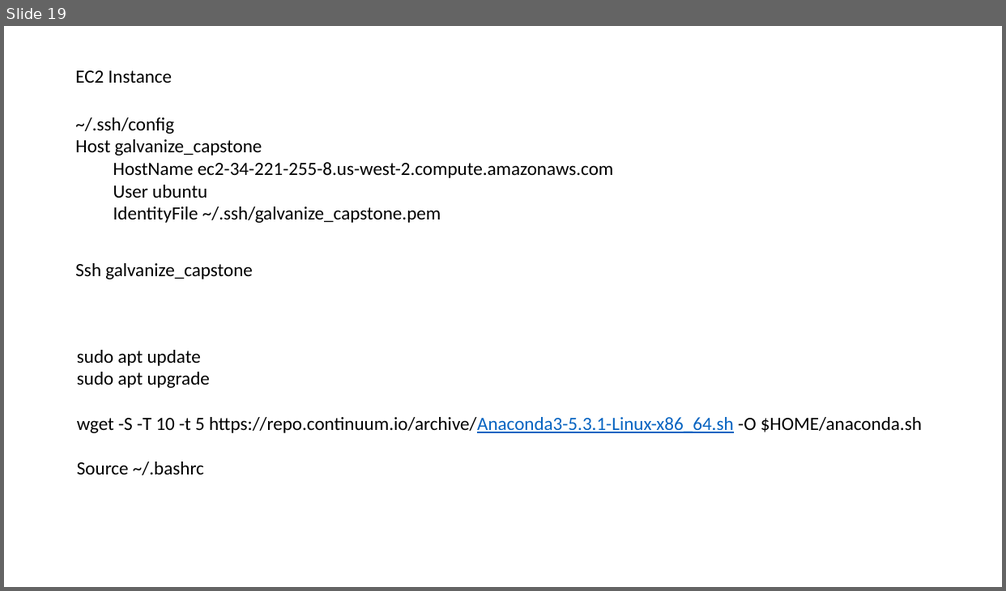
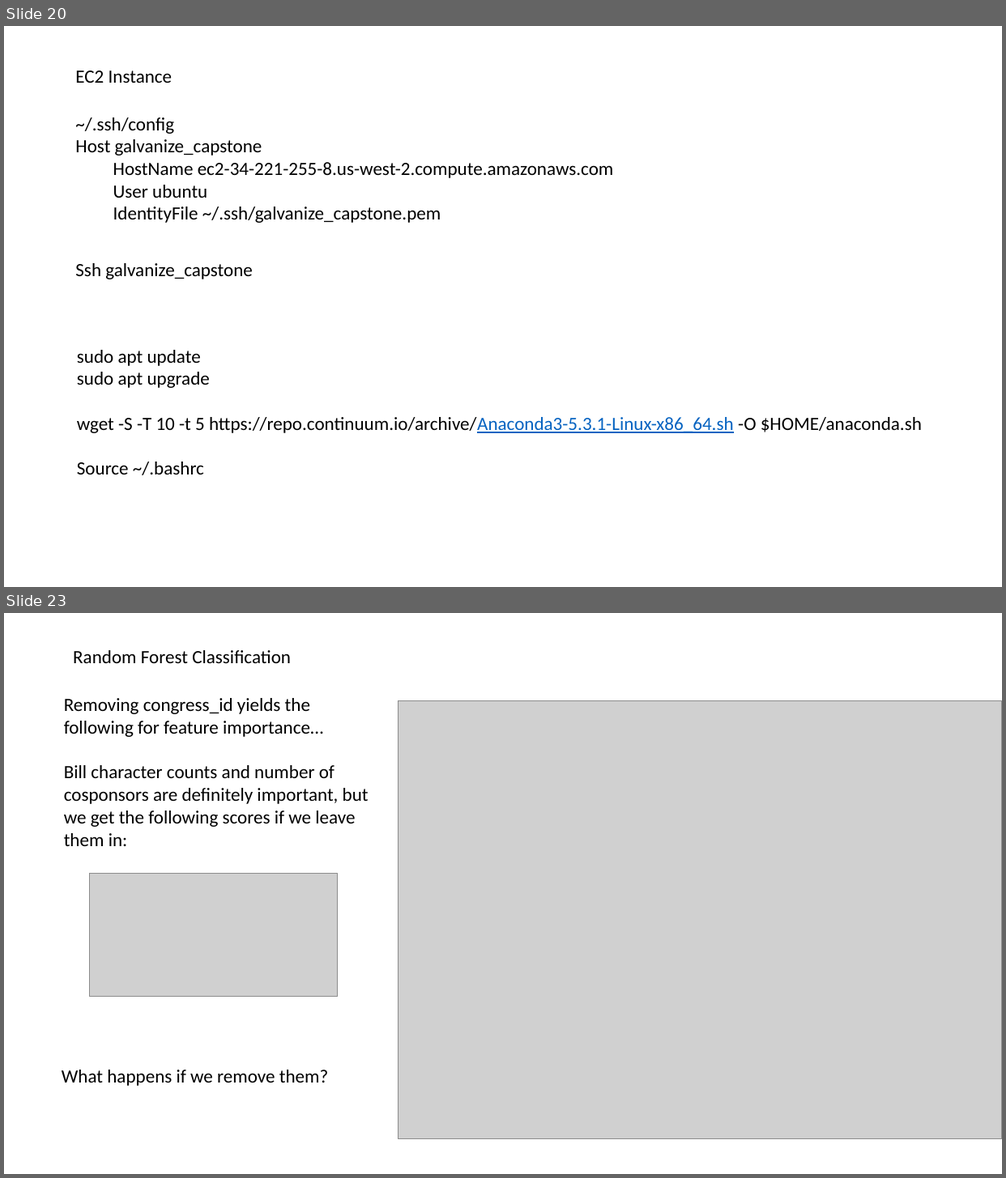
Before and after one commit to BruceZu/galvanize_capstone, a slide deck: Galvanize Capstone Process.pptx. Shown one above the other, each under a label of ours: slide 19 before the commit, slides 20 and 23 after it; the slides between them are not shown. The pictures are 1006x591 and 1006x1178 pixels, drawn with LibreOffice and Linux fonts; fonts in the diff are those of the drawing; grey boxes stand for pictures. Boxes give left, top, right and bottom in pixels: in the first picture for what was removed or moved away, otherwise in the second. Text is boxed around its words. In the diff, an @@ line names an element or a change of style, - is before the commit and + after.

```diff
--- a/Galvanize Capstone Process.pptx
+++ b/Galvanize Capstone Process.pptx
@@ slide 23 added at box(4, 613, 1002, 1174), background #FFFFFF @@
@@ text added at box(73, 650, 291, 663), 18 pt, text #000000 @@
+Random Forest Classification
@@ text added at box(64, 698, 368, 846), 18 pt, text #000000 @@
+Removing congress_id yields the following for feature importance…
+Bill character counts and number of cosponsors are definitely important, but we get the following scores if we leave them in:
@@ picture added at box(398, 701, 1002, 1140) @@
@@ picture added at box(89, 874, 338, 997) @@
@@ text added at box(62, 1070, 328, 1086), 18 pt, text #000000 @@
+What happens if we remove them?
@@ what was slide 19 is now slide 20 @@
```
Also in this commit, not shown: 11 other slides added, 1 slide removed.
